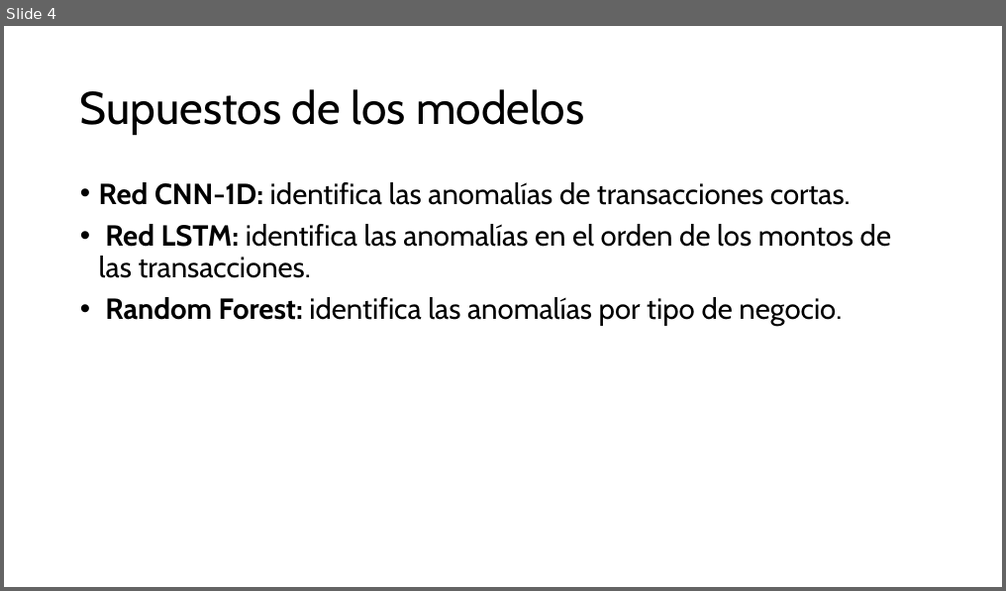
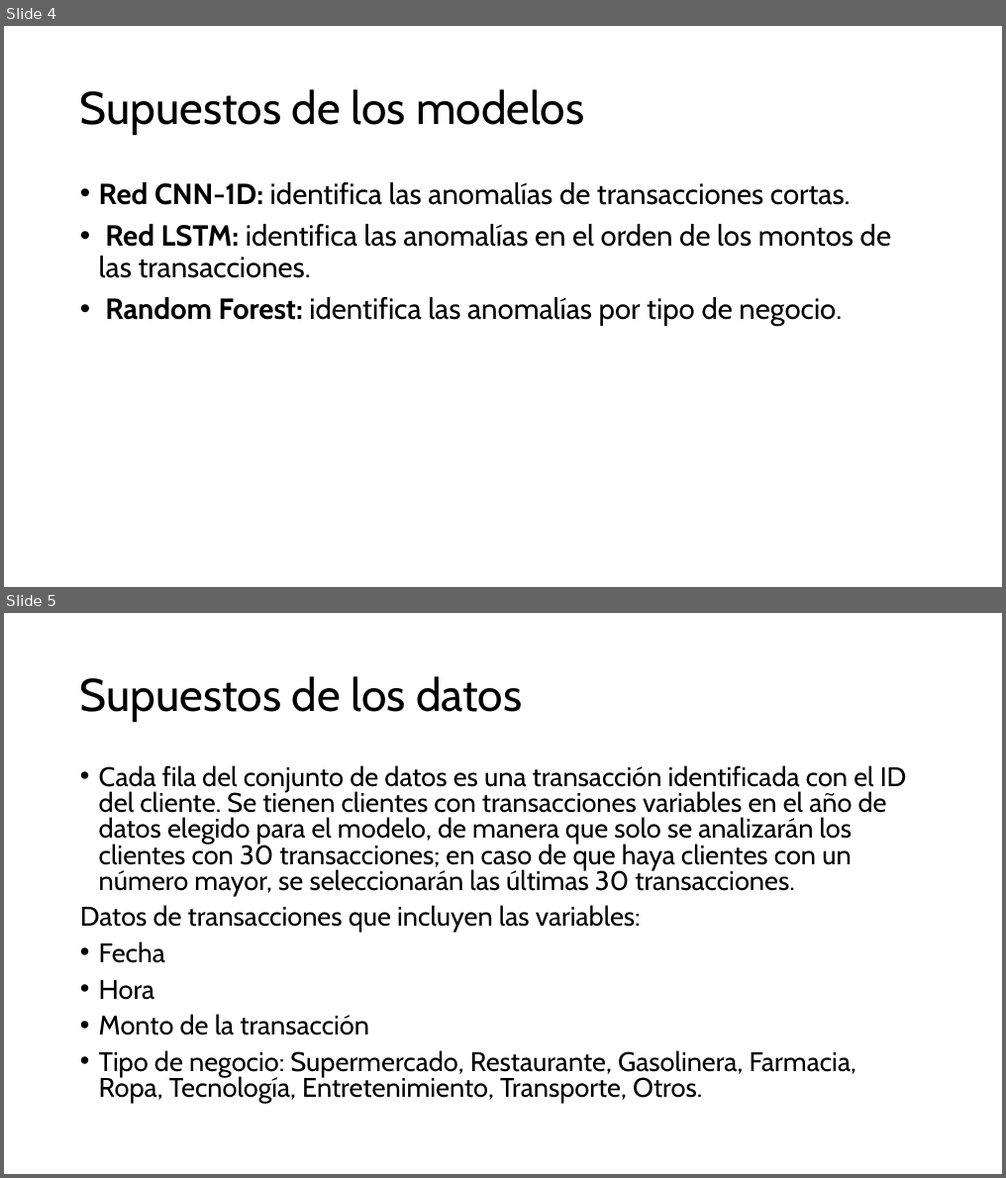
Before and after one commit to ricrod01/PROYECTO_4_DL, a slide deck: docs/Presentacion_Proyecto4.pptx. Shown one above the other, each under a label of ours: slide 4 before the commit, slides 4 and 5 after it. The pictures are 1006x591 and 1006x1178 pixels, drawn with LibreOffice and Linux fonts; fonts in the diff are those of the drawing. Boxes give left, top, right and bottom in pixels: in the first picture for what was removed or moved away, otherwise in the second. Text is boxed around its words. In the diff, an @@ line names an element or a change of style, - is before the commit and + after.

Commit message:
Se agregan supuestos de datosy se actualizan los otros supuestos.

```diff
--- a/docs/Presentacion_Proyecto4.pptx
+++ b/docs/Presentacion_Proyecto4.pptx
@@ slide 5 added at bbox=[4, 613, 1002, 1174], background #FFFFFF @@
@@ title added at bbox=[80, 676, 522, 722], 44 pt, text #000000 @@
+Supuestos de los datos
@@ text added at bbox=[80, 765, 907, 1103], 25.9 pt, text #000000 @@
+• Cada fila del conjunto de datos es una transacción identificada con el ID del cliente. Se tienen clientes con transacciones variables en el año de datos elegido para el modelo, de manera que solo se analizarán los clientes con 30 transacciones; en caso de que haya clientes con un número mayor, se seleccionarán las últimas 30 transacciones.
+Datos de transacciones que incluyen las variables:
+• Fecha
+• Hora
+• Monto de la transacción
+• Tipo de negocio: Supermercado, Restaurante, Gasolinera, Farmacia, Ropa, Tecnología, Entretenimiento, Transporte, Otros.
```
Also in this commit, not shown: 2 slides changed.
